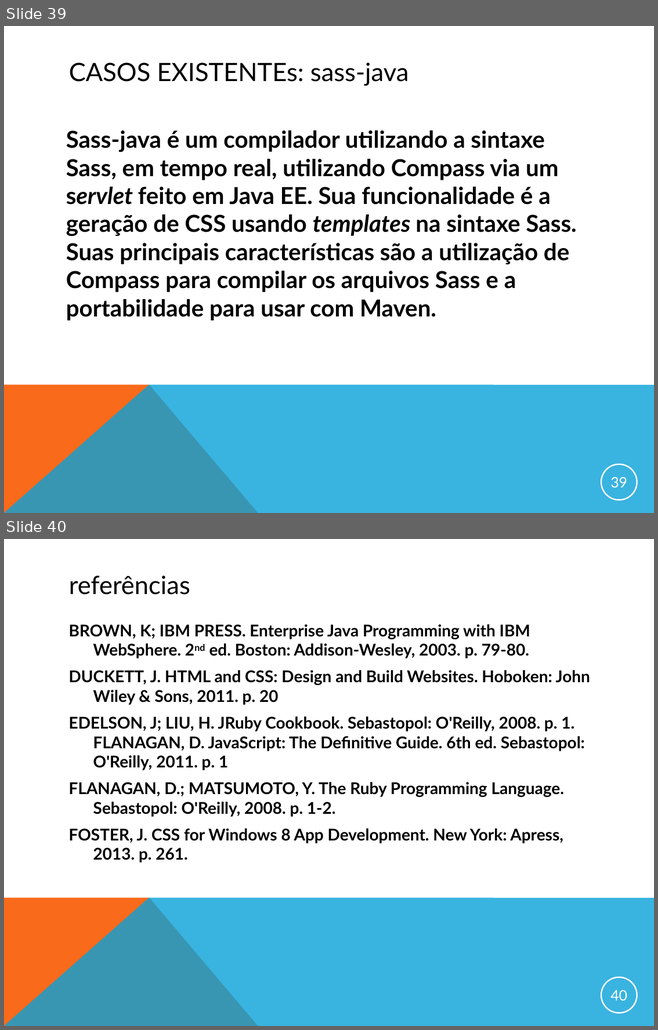
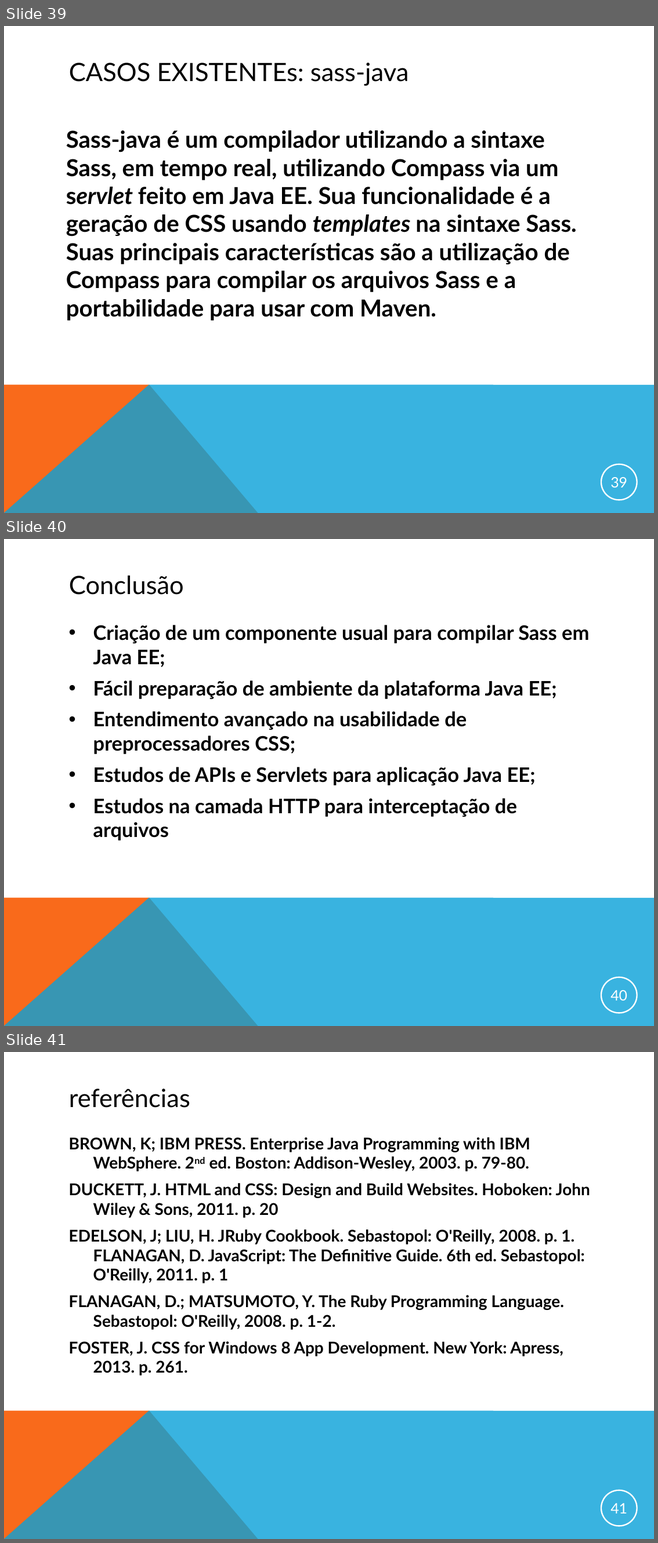
Before and after one commit to gcmorgado/sass4j, a slide deck: DOCUMENTACAO/apresentacao_final.ppt. Shown one above the other, each under a label of ours: slides 39 and 40 before the commit, slides 39, 40 and 41 after it. The pictures are 658x1030 and 658x1543 pixels, drawn with LibreOffice and Linux fonts; fonts in the diff are those of the drawing. Boxes give left, top, right and bottom in pixels: in the first picture for what was removed or moved away, otherwise in the second. Text is boxed around its words. In the diff, an @@ line names an element or a change of style, - is before the commit and + after.

```diff
--- a/DOCUMENTACAO/apresentacao_final.ppt
+++ b/DOCUMENTACAO/apresentacao_final.ppt
@@ slide 40 added at <box>4,539,654,1026</box>, background #FFFFFF; not listed: 2 template elements that a slide beside it also shows @@
@@ title added at <box>69,576,184,595</box>, 28 pt, text #000000 @@
+Conclusão
@@ text added at <box>93,625,589,841</box>, 22.2 pt, text #000000, bold @@
+• Criação de um componente usual para compilar Sass em Java EE;
+• Fácil preparação de ambiente da plataforma Java EE;
+• Entendimento avançado na usabilidade de preprocessadores CSS;
+• Estudos de APIs e Servlets para aplicação Java EE;
+• Estudos na camada HTTP para interceptação de arquivos
@@ page number added at <box>601,977,637,1013</box>, outline #FFFFFF 1.5 pt, 16 pt, text #FFFFFF @@
+40
@@ what was slide 40 is now slide 41 @@
@@ page number at <box>610,1503,627,1514</box>: text changed @@
-40
+41
```
Also in this commit, not shown: 1 slide changed, 1 other file.
